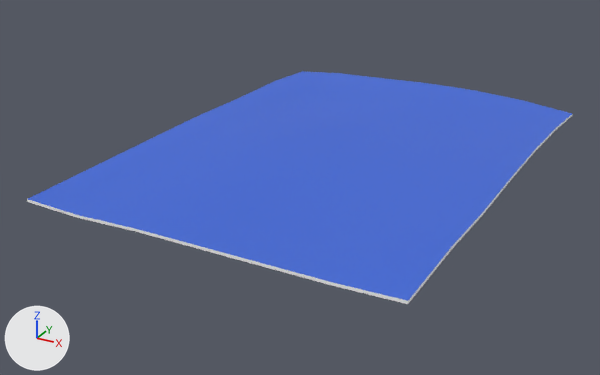
What one commit did to the FBX model Assets/Models/Objs/Paper.fbx.
Camera for both pictures: a 50 mm camera at (5.96, -12.24, 5.18) aimed at (-0.45, -0.59, -0.64). Every picture has the same lights, and +X, +Y and +Z are marked at lower left. Where no turn or scale is listed for an object, it has been applied to the vertices. Vertices at the same position are counted once.

The first picture shows 'Paper'.
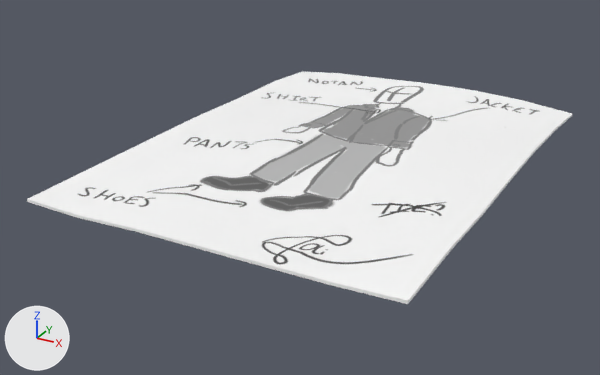
Location of each change, (x1, y1, x2, y2) in pixels of the pictures (600 x 375 px):
'Paper', surface changed (blue to white): (27, 71, 572, 304) in both
part 1 of me_plane_070, surface changed (blue to white): (28, 71, 572, 301) in both

The change, as a list of edits to the scene's bpy script:
```text
Add img_inspiring_drawing_png:
    img_inspiring_drawing_png = load_image('inspiring-drawing.png', '../../Textures/LowPolyTex/inspiring-drawing.png', 600, 848, 'sRGB')
Change mat_paper2:
    remove mat_paper2.base_color = (0.0476, 0.14, 0.698)  # blue #3e69da
    add mat_paper2.texture = img_inspiring_drawing_png
Change me_plane_070:
    where me_plane_070.from_pydata(...)  # 98 vertices, 96 faces; spans x -3.04..3.1, y -4.31..4.27, z -0.19..0.12
    used by ob_paper; location = (0.0, 0.0, 0.0)
    me_plane_070 part 1: texture (UV) coordinates of 36 of 96 faces, centred in x -2.54..2.58, y -3.59..3.58, z -0.08..0.08, changed; they spanned u 0.44..1.0, v 0.0..0.4 and now span u 0.01..1.0, v 0.0..0.99
```
